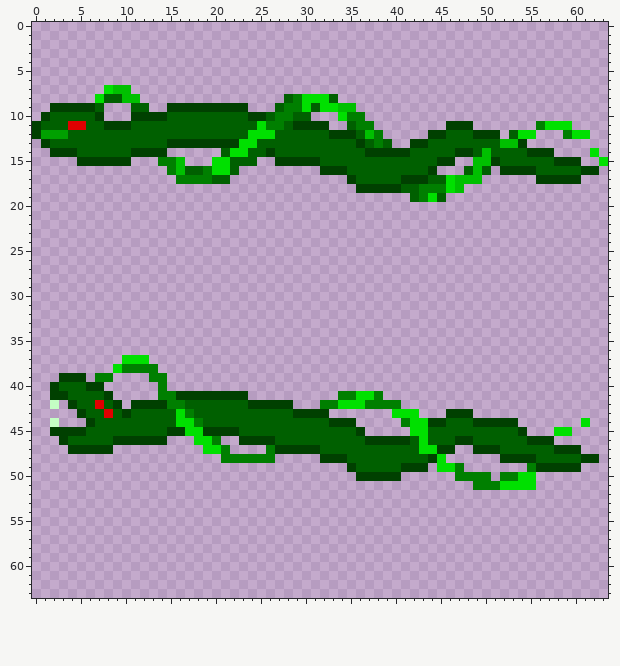
File history of a pixel-art sprite, Monja/Assets/Image/Effect_Image/poison_Snake.png. The picture above is the old version.
The file is 64x64 pixels.
After:
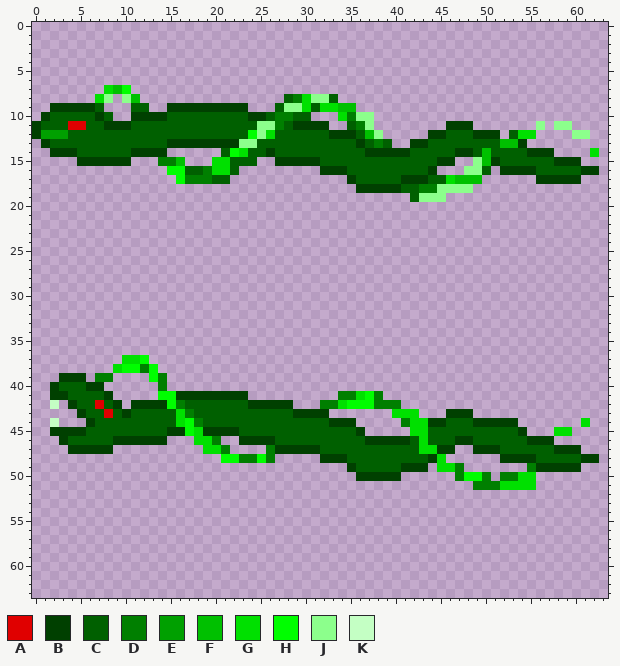
Palette (. is transparent): A #e00000  B #004000  C #006000  D #007f00  E #00a000  F #00c000  G #00e000  H #00fe00  J #8cff8c  K #c4ffc4
Diff:
{"y":7,"x":10,"old":"F","new":"H"}
{"y":8,"x":8,"old":"CCF","new":"J.J"}
{"y":8,"x":31,"old":"GG","new":"JJ"}
{"y":9,"x":28,"old":"DD","new":"JJ"}
{"y":10,"x":8,"old":".","new":"C"}
{"y":10,"x":36,"old":"D.","new":"JJ"}
{"y":11,"x":25,"old":"GD","new":"JJ"}
{"y":11,"x":37,"old":"D","new":"J"}
{"y":11,"x":56,"old":"DGGG","new":"J.JJ"}
{"y":12,"x":24,"old":"GG","new":"HJ"}
{"y":12,"x":38,"old":"D","new":"J"}
{"y":12,"x":59,"old":"DGG","new":".JJ"}
{"y":13,"x":23,"old":"GG","new":"JJ"}
{"y":14,"x":22,"old":"G","new":"H"}
{"y":15,"x":49,"old":"F","new":"J"}
{"y":15,"x":63,"old":"G","new":"."}
{"y":16,"x":15,"old":"DF","new":"HH"}
{"y":16,"x":48,"old":"CF","new":"JJ"}
{"y":17,"x":16,"old":"D","new":"H"}
{"y":18,"x":45,"old":"DGF.","new":"JJJJ"}
{"y":19,"x":43,"old":"DGC","new":"JJJ"}
{"y":37,"x":12,"old":"G","new":"H"}
{"y":38,"x":10,"old":"DD","new":"HH"}
{"y":38,"x":13,"old":"D","new":"H"}
{"y":39,"x":13,"old":"D","new":"H"}
{"y":41,"x":14,"old":"DD","new":"HH"}
{"y":41,"x":37,"old":"G","new":"H"}
{"y":42,"x":15,"old":"D","new":"H"}
{"y":42,"x":35,"old":"GGD","new":"HHH"}
{"y":44,"x":17,"old":"G","new":"H"}
{"y":45,"x":17,"old":"G","new":"H"}
{"y":48,"x":21,"old":"DD","new":"HH"}
{"y":48,"x":25,"old":"D","new":"H"}
{"y":50,"x":48,"old":"DD","new":"HH"}
